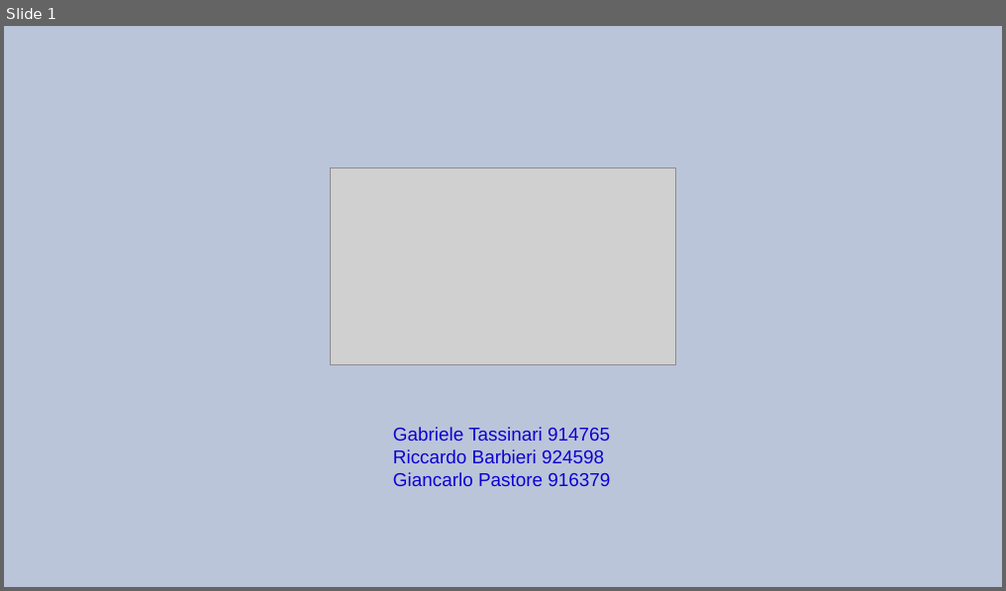
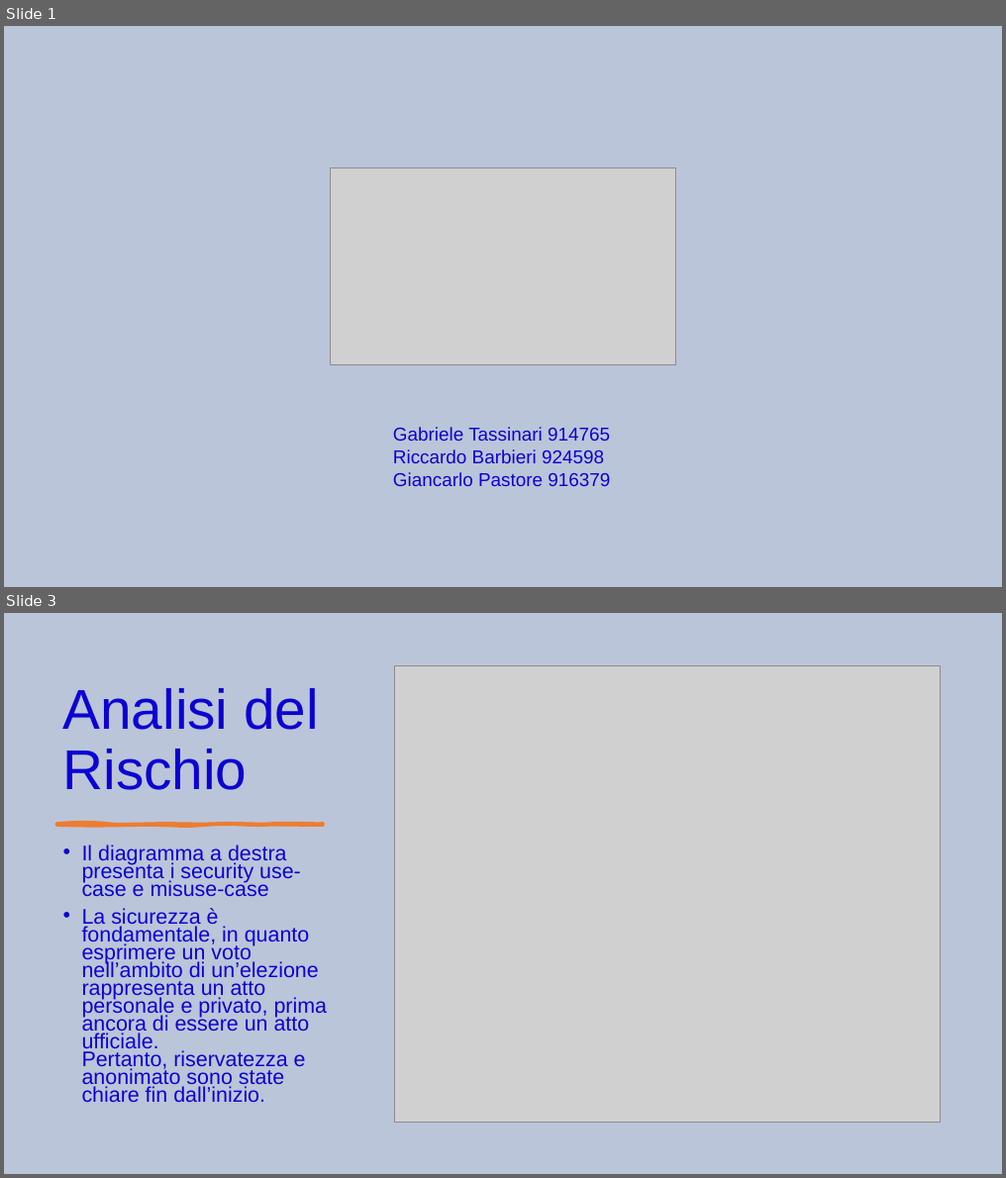
Before and after one commit to RiccardoBarbieri/iovoto, a slide deck: ioVoto.pptx. Shown one above the other, each under a label of ours: slide 1 before the commit, slides 1 and 3 after it; the slides between them are not shown. The pictures are 1006x591 and 1006x1178 pixels, drawn with LibreOffice and Linux fonts; fonts in the diff are those of the drawing; grey boxes stand for pictures; background and template pictures are left out. Boxes give left, top, right and bottom in pixels: in the first picture for what was removed or moved away, otherwise in the second. Text is boxed around its words. In the diff, an @@ line names an element or a change of style, - is before the commit and + after.

```diff
--- a/ioVoto.pptx
+++ b/ioVoto.pptx
@@ slide 3 added at (4, 613, 1002, 1174), background #BBC5D9 @@
@@ picture added at (395, 665, 940, 1122) @@
@@ title added at (63, 688, 319, 790), 54 pt, text #0C01D3 @@
+Analisi del Rischio
@@ freeform shape added at (56, 823, 323, 825), fill #ED7D31, outline #ED7D31 3 pt @@
@@ text added at (82, 845, 328, 1102), 20.4 pt, text #0C01D3 @@
+• Il diagramma a destra presenta i security use-case e misuse-case
+• La sicurezza è fondamentale, in quanto esprimere un voto nell’ambito di un’elezione rappresenta un atto personale e privato, prima ancora di essere un atto ufficiale.
+  Pertanto, riservatezza e anonimato sono state chiare fin dall’inizio.
```
Also in this commit, not shown: 1 slide changed.
